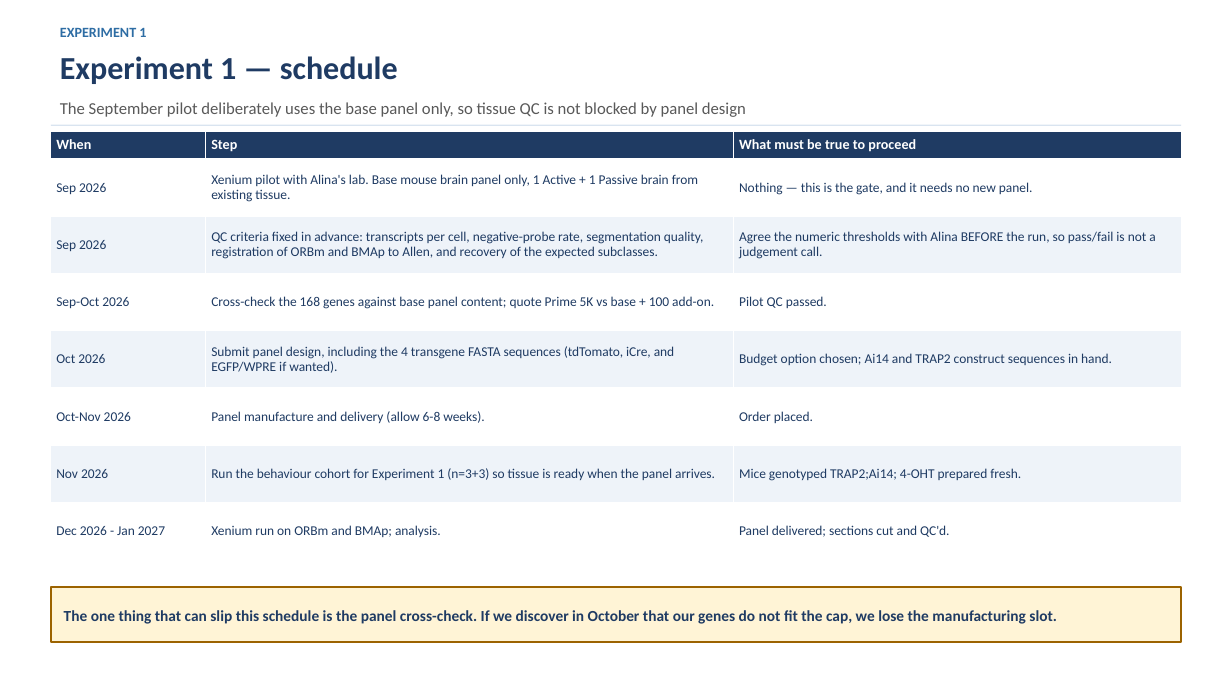
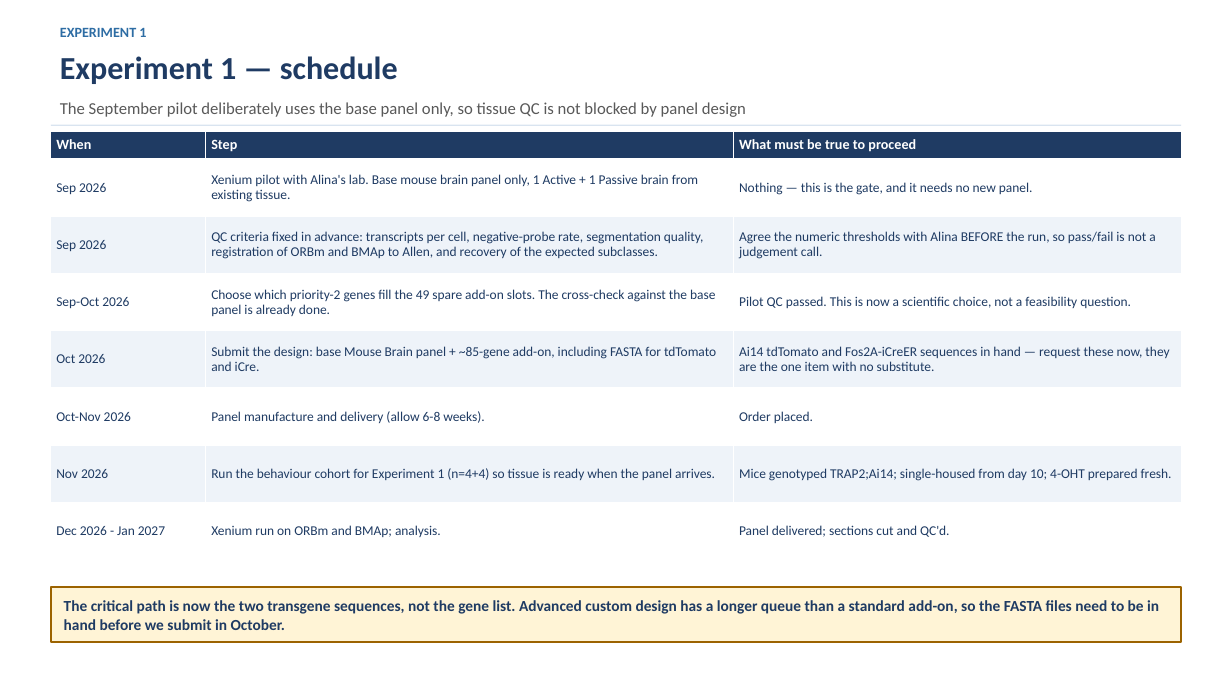
Before and after one commit to limserenahansol/Genelist_analysis_WMB, a slide deck: slide 7 of outputs/NextPhase_Plan_ORBm_BMAp_TRAP.pptx. Drawn at 1232x693 pixels with LibreOffice and Linux fonts; fonts in the diff are those of the drawing. Boxes give left, top, right and bottom in pixels: in the first picture for what was removed or moved away, otherwise in the second. Text is boxed around its words. In the diff, an @@ line names an element or a change of style, - is before the commit and + after.

```diff
--- a/outputs/NextPhase_Plan_ORBm_BMAp_TRAP.pptx
+++ b/outputs/NextPhase_Plan_ORBm_BMAp_TRAP.pptx
@@ table at [51,131,1181,560] @@
-row 4, column 2: Cross-check the 168 genes against base panel content; quote Prime 5K vs base + 100 add-on.
+row 4, column 2: Choose which priority-2 genes fill the 49 spare add-on slots. The cross-check against the base panel is already done.
-row 4, column 3: Pilot QC passed.
+row 4, column 3: Pilot QC passed. This is now a scientific choice, not a feasibility question.
-row 5, column 2: Submit panel design, including the 4 transgene FASTA sequences (tdTomato, iCre, and EGFP/WPRE if wanted).
+row 5, column 2: Submit the design: base Mouse Brain panel + ~85-gene add-on, including FASTA for tdTomato and iCre.
-row 5, column 3: Budget option chosen; Ai14 and TRAP2 construct sequences in hand.
+row 5, column 3: Ai14 tdTomato and Fos2A-iCreER sequences in hand — request these now, they are the one item with no substitute.
-row 7, column 2: Run the behaviour cohort for Experiment 1 (n=3+3) so tissue is ready when the panel arrives.
+row 7, column 2: Run the behaviour cohort for Experiment 1 (n=4+4) so tissue is ready when the panel arrives.
-row 7, column 3: Mice genotyped TRAP2;Ai14; 4-OHT prepared fresh.
+row 7, column 3: Mice genotyped TRAP2;Ai14; single-housed from day 10; 4-OHT prepared fresh.
@@ text in rectangle at [64,600,1159,630]: text changed @@
-The one thing that can slip this schedule is the panel cross-check. If we discover in October that our genes do not fit the cap, we lose the manufacturing slot.
+The critical path is now the two transgene sequences, not the gene list. Advanced custom design has a longer queue than a standard add-on, so the FASTA files need to be in hand before we submit in October.
```
Also in this commit, not shown: 7 other slides changed, 1 slide added, 8 other files.
